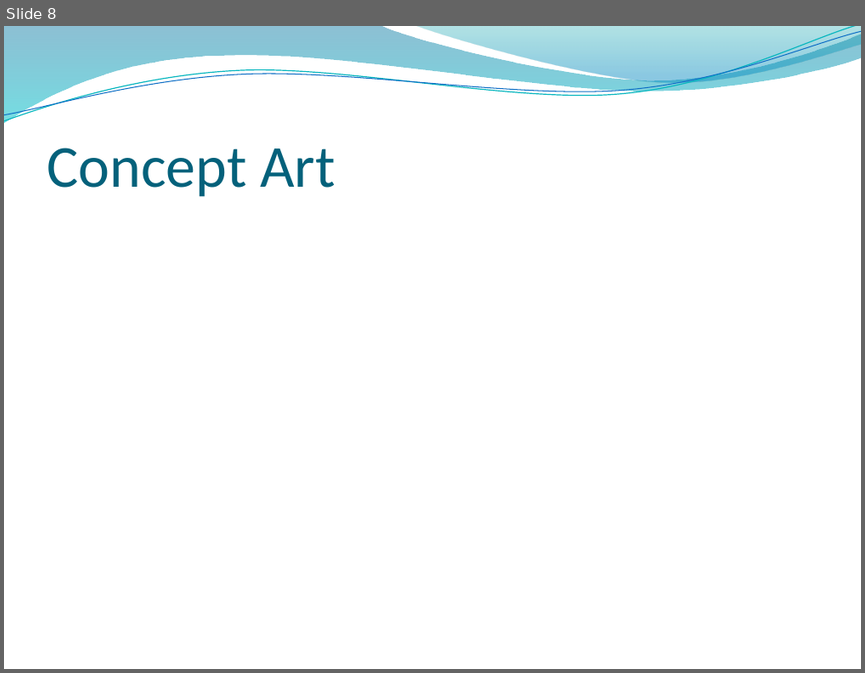
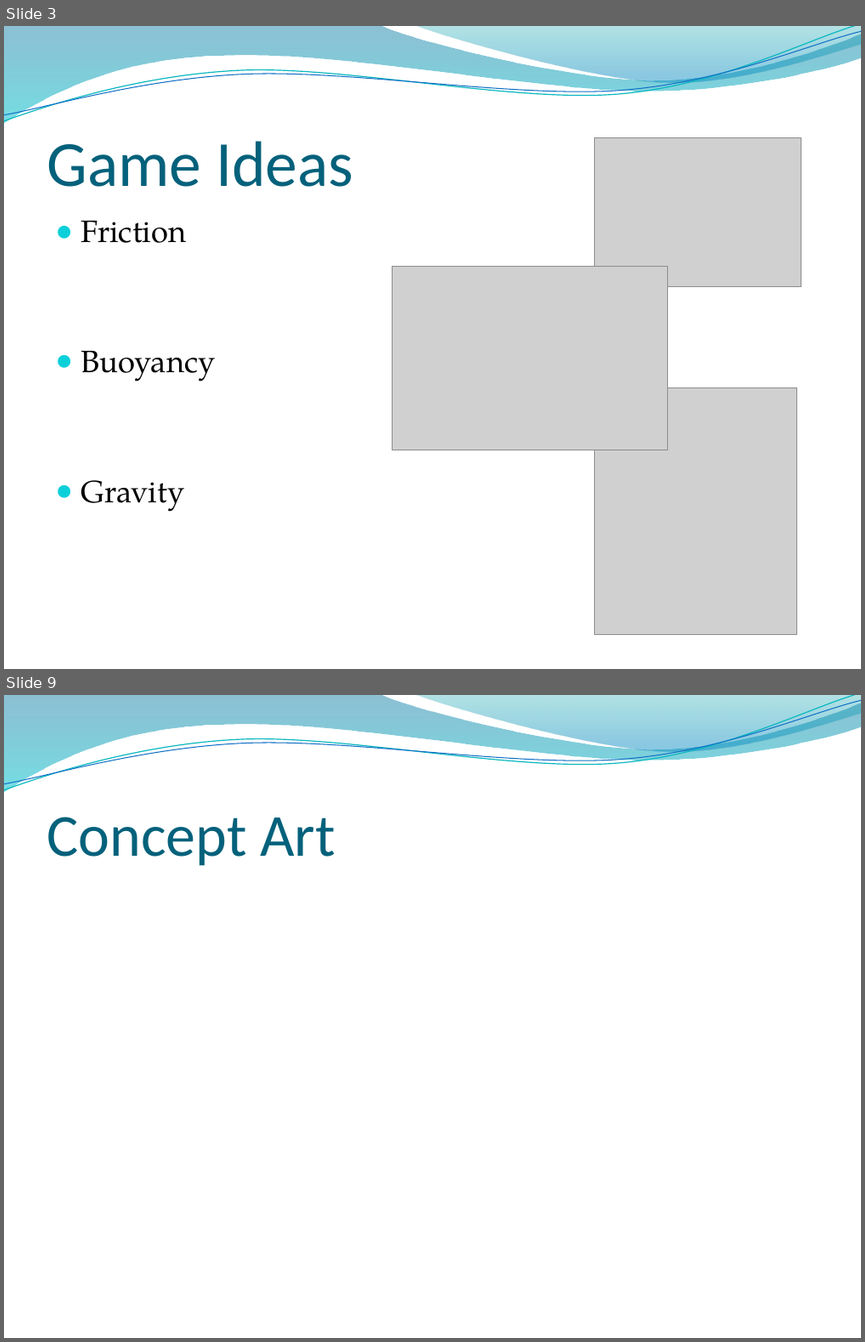
Before and after one commit to UoSGamesGroups/second-semester-s2-group-20, a slide deck: Presentations/Pitch 1 Presentation.pptx. Shown one above the other, each under a label of ours: slide 8 before the commit, slides 3 and 9 after it; the slides between them are not shown. The pictures are 865x673 and 865x1342 pixels, drawn with LibreOffice and Linux fonts; fonts in the diff are those of the drawing; grey boxes stand for pictures; background and template pictures are left out. Boxes give left, top, right and bottom in pixels: in the first picture for what was removed or moved away, otherwise in the second. Text is boxed around its words. In the diff, an @@ line names an element or a change of style, - is before the commit and + after.

```diff
--- a/Presentations/Pitch 1 Presentation.pptx
+++ b/Presentations/Pitch 1 Presentation.pptx
@@ slide 3 added at box(4, 26, 861, 669), background picture (left out); not listed: 4 template elements that a slide beside it also shows @@
@@ title added at box(46, 141, 353, 187), 54 pt, text #04617B @@
+Game Ideas
@@ picture added at box(595, 138, 800, 286) @@
@@ text added at box(81, 220, 216, 511), 26 pt, text #000000 @@
+● Friction
+● Buoyancy
+● Gravity
@@ picture added at box(392, 267, 667, 450) @@
@@ picture added at box(595, 387, 796, 635) @@
@@ what was slide 8 is now slide 9 @@
```
Also in this commit, not shown: 6 slides changed, 4 other slides added, 5 slides removed.
